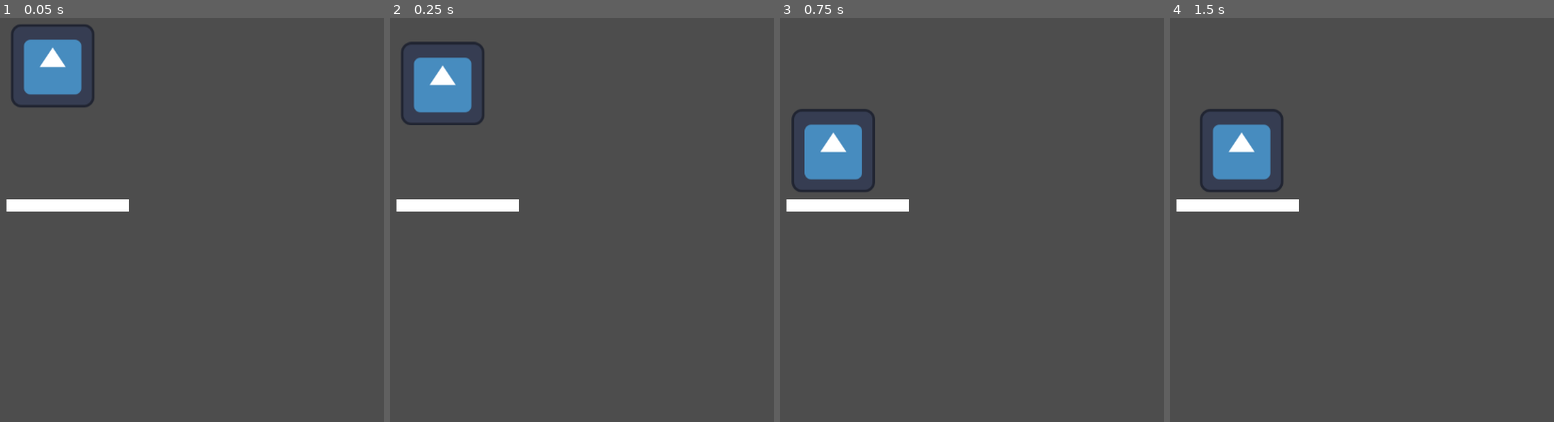
Above: before the commit, frames 1-4 (left to right).
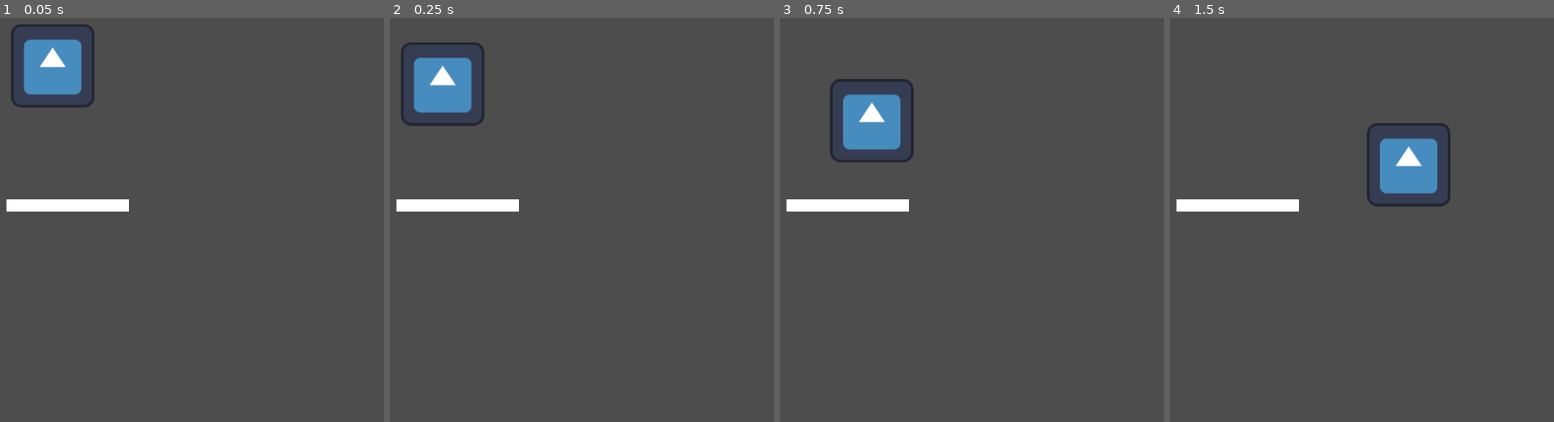
Above: after the commit, the same moments.

Repository: azsocha/Protect-the-VIP
Game: Godot game, scene res://testing.tscn
The game is run twice, just before and just after one commit, with the same random seed, the same clock (stepped at 60 frames per second) and the same inputs. The project has no main scene, so this scene is started directly. The engine's default icon, where the game draws it, is replaced by a stand-in: a white triangle on a blue panel in a dark square.
Inputs:
- Up to frame 1 (0.05 s): no input
- Up to frame 2 (0.25 s): no input
- Up to frame 3 (0.75 s): hold Right (move_right) from 0.53 s (still down); tap Space (jump, bound only after the commit) at 0.6 s
- Up to frame 4 (1.5 s): keep holding Right (move_right); tap Space (jump, bound only after the commit) at 0.77, 1.07, 1.35 s

Frame 1 is identical in both runs. In frame 2, less than 0.1% of the frame differs, in the area x 5-23%, y 5-27%; in frame 3, 4.4%; in frame 4, 5.3%, in the area x 7-74%, y 22-47%.

Commit message:
Merge branch 'main' of https://github.com/CISC204-S25/final-project-team-3 into main

Diff:
--- /dev/null
+++ b/team-3-final-project/gun_lazer.gd
@@ -0,0 +1,11 @@
+extends Sprite2D
+
+
+# Called when the node enters the scene tree for the first time.
+func _ready() -> void:
+	pass # Replace with function body.
+
+
+# Called every frame. 'delta' is the elapsed time since the previous frame.
+func _process(delta: float) -> void:
+	pass
--- a/team-3-final-project/player.gd
+++ b/team-3-final-project/player.gd
@@ -1,12 +1,24 @@
-extends RigidBody2D
+# Called every frame. 'delta' is the elapsed time since the previous frame.
+extends CharacterBody2D
 
-# Called when the node enters the scene tree for the first time.
-func _ready() -> void:
-	pass
+const SPEED = 300.0
+const JUMP_VELOCITY = -400.0
 
-# Called every frame. 'delta' is the elapsed time since the previous frame.
-func _process(delta: float) -> void:
-	if Input.is_action_pressed("move_right"):
-		position.x += 1
-	if Input.is_action_pressed("move_left"):
-		position.x -= 1
+@export var push_force = 50.0
+
+func _physics_process(delta):
+	# Add the gravity.
+	if not is_on_floor():
+		velocity += get_gravity() * delta
+
+	# Handle jump.
+	if Input.is_action_just_pressed("jump") and is_on_floor():
+		velocity.y = JUMP_VELOCITY
+
+	var direction = Input.get_axis("move_left", "move_right")
+	if direction:
+		velocity.x = direction * SPEED
+	else:
+		velocity.x = move_toward(velocity.x, 0, SPEED)
+
+	move_and_slide()
--- a/team-3-final-project/player.tscn
+++ b/team-3-final-project/player.tscn
@@ -6,7 +6,7 @@
 [sub_resource type="RectangleShape2D" id="RectangleShape2D_mmbx1"]
 size = Vector2(133, 132)
 
-[node name="player" type="RigidBody2D"]
+[node name="player" type="CharacterBody2D"]
 position = Vector2(110, 98)
 script = ExtResource("1_vyd83")
 
--- a/team-3-final-project/project.godot
+++ b/team-3-final-project/project.godot
@@ -28,6 +28,11 @@
 , Object(InputEventKey,"resource_local_to_scene":false,"resource_name":"","device":-1,"window_id":0,"alt_pressed":false …(183 unchanged characters)…
 ]
 }
+jump={
+"deadzone": 0.5,
+"events": [Object(InputEventKey,"resource_local_to_scene":false,"resource_name":"","device":-1,"window_id":0,"alt_pressed":false,"shift_pressed":false,"ctrl_pressed":false,"meta_pressed":false,"pressed":false,"keycode":0,"physical_keycode":32,"key_label":0,"unicode":32,"location":0,"echo":false,"script":null)
+]
+}
 
 [rendering]
 
--- a/team-3-final-project/sniper.tscn
+++ b/team-3-final-project/sniper.tscn
@@ -1,29 +1,33 @@
-[gd_scene load_steps=4 format=3 uid="uid://b87pu37cfwaei"]
+[gd_scene load_steps=5 format=3 uid="uid://b87pu37cfwaei"]
 
-[ext_resource type="Texture2D" uid="uid://7epgoew8qb7l" path="res://redl.png" id="1_tbfgt"]
+[ext_resource type="Texture2D" uid="uid://b2tk5d86f5u3c" path="res://Shooter man.png" id="1_ovadf"]
 [ext_resource type="Texture2D" uid="uid://g1wadrs3rfgs" path="res://rlaz.png" id="2_xysxd"]
 
-[sub_resource type="CapsuleShape2D" id="CapsuleShape2D_1lf3n"]
-radius = 211.929
-height = 423.859
+[sub_resource type="CapsuleShape2D" id="CapsuleShape2D_wup0p"]
+radius = 10.1241
 
-[node name="Sniper" type="Node2D"]
-position = Vector2(481, 87)
+[sub_resource type="CircleShape2D" id="CircleShape2D_cm8vw"]
 
-[node name="Sniper_Sprite" type="Sprite2D" parent="."]
-position = Vector2(1, -1)
-scale = Vector2(0.153061, 0.146939)
-texture = ExtResource("1_tbfgt")
+[node name="Sniper" type="Sprite2D"]
+position = Vector2(496, 49)
+rotation = 1.57086
+scale = Vector2(0.302464, 0.25882)
+texture = ExtResource("1_ovadf")
 
-[node name="Gun Lazer" type="Sprite2D" parent="."]
-position = Vector2(2, 147)
-rotation = 1.56974
-scale = Vector2(0.235938, 0.0611111)
+[node name="Sprite2D" type="Sprite2D" parent="."]
+position = Vector2(879.446, 46.3042)
+scale = Vector2(1.205, 0.225995)
 texture = ExtResource("2_xysxd")
 
-[node name="Area2D" type="Area2D" parent="Gun Lazer"]
+[node name="Area2D" type="Area2D" parent="Sprite2D"]
 
-[node name="CollisionShape2D" type="CollisionShape2D" parent="Gun Lazer/Area2D"]
-position = Vector2(50.8609, 0.2065)
-scale = Vector2(2.73158, 0.12526)
-shape = SubResource("CapsuleShape2D_1lf3n")
+[node name="CollisionShape2D" type="CollisionShape2D" parent="Sprite2D/Area2D"]
+scale = Vector2(63.4155, -3.32454)
+shape = SubResource("CapsuleShape2D_wup0p")
+
+[node name="StaticBody2D" type="StaticBody2D" parent="."]
+
+[node name="CollisionShape2D" type="CollisionShape2D" parent="StaticBody2D"]
+position = Vector2(-26.4485, 19.3204)
+scale = Vector2(11.3973, 10.3881)
+shape = SubResource("CircleShape2D_cm8vw")
Binary file added: team-3-final-project/Shooter man.png
Not shown, added: team-3-final-project/Shooter man.png.import
